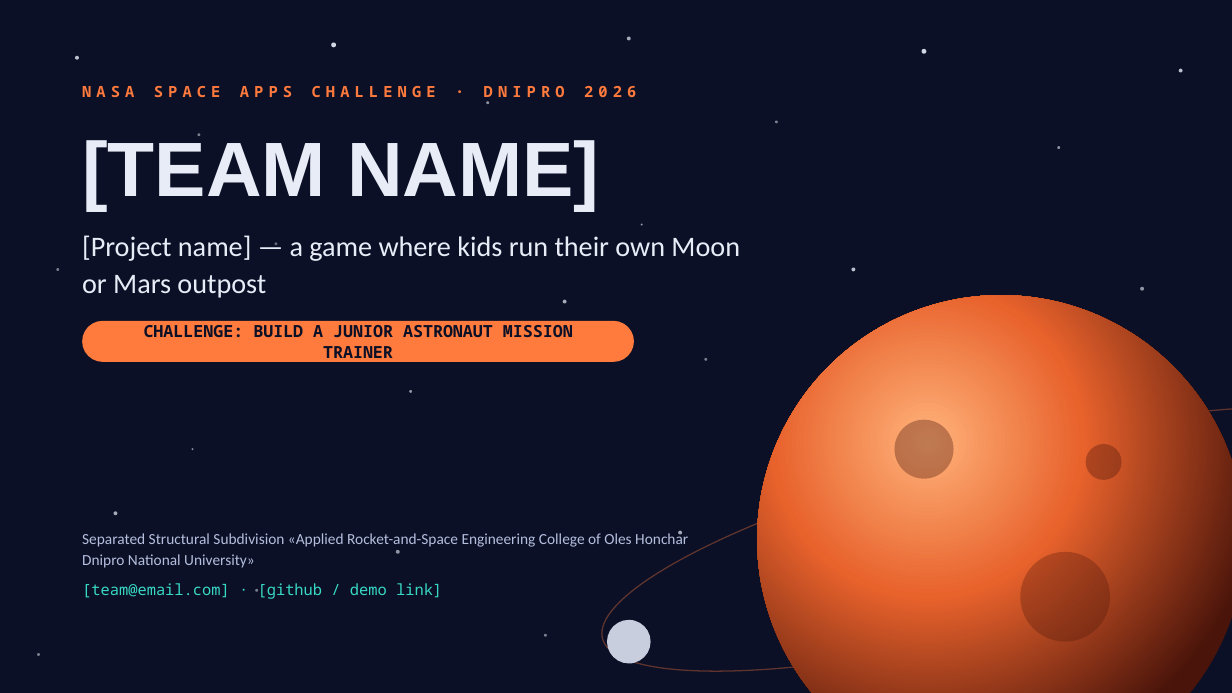
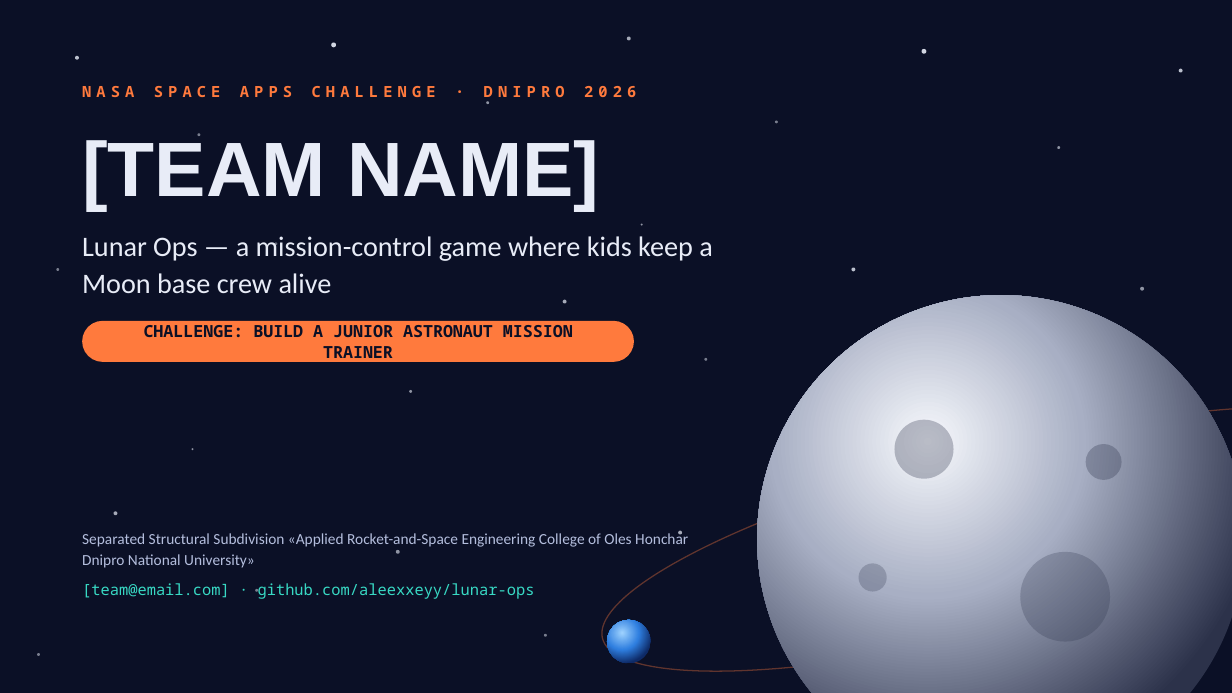
Before and after one commit to aleexxeyy/lunar-ops, a slide deck: slide 1 of Презентация/LunarOps_SpaceApps_Dnipro_2026.pptx. Drawn at 1232x693 pixels with LibreOffice and Linux fonts; fonts in the diff are those of the drawing. Boxes give left, top, right and bottom in pixels: in the first picture for what was removed or moved away, otherwise in the second. Text is boxed around its words. In the diff, an @@ line names an element or a change of style, - is before the commit and + after.

```diff
--- a/Презентация/LunarOps_SpaceApps_Dnipro_2026.pptx
+++ b/Презентация/LunarOps_SpaceApps_Dnipro_2026.pptx
@@ text at bbox=[82, 236, 713, 293]: text changed @@
-[Project name] — a game where kids run their own Moon or Mars outpost
+Lunar Ops — a mission-control game where kids keep a Moon base crew alive
@@ ellipse at bbox=[757, 295, 1232, 693]: fill gradient #FFB27A to #E8622C to #4A140A to gradient #F6F8FC to #A8AFC4 to #2C324A @@
@@ ellipse at bbox=[895, 420, 954, 479]: fill #4A140A at 35% opacity to #2C324A at 30% opacity @@
@@ ellipse at bbox=[1086, 445, 1122, 481]: fill #4A140A at 35% opacity to #2C324A at 30% opacity @@
@@ ellipse added at bbox=[859, 564, 887, 592], fill #2C324A at 25% opacity @@
@@ ellipse at bbox=[1020, 552, 1110, 641]: fill #4A140A at 30% opacity to #2C324A at 25% opacity @@
@@ text at bbox=[82, 583, 535, 599]: text changed @@
-[team@email.com] · [github / demo link]
+[team@email.com] · github.com/aleexxeyy/lunar-ops
@@ ellipse at bbox=[607, 620, 651, 664]: fill #C9CEDF to gradient #9FD3FF to #2F7FE0 to #0E2A66 @@
```
Also in this commit, not shown: 4 other slides changed, 1 slide added, 1 slide removed, 31 other files.
